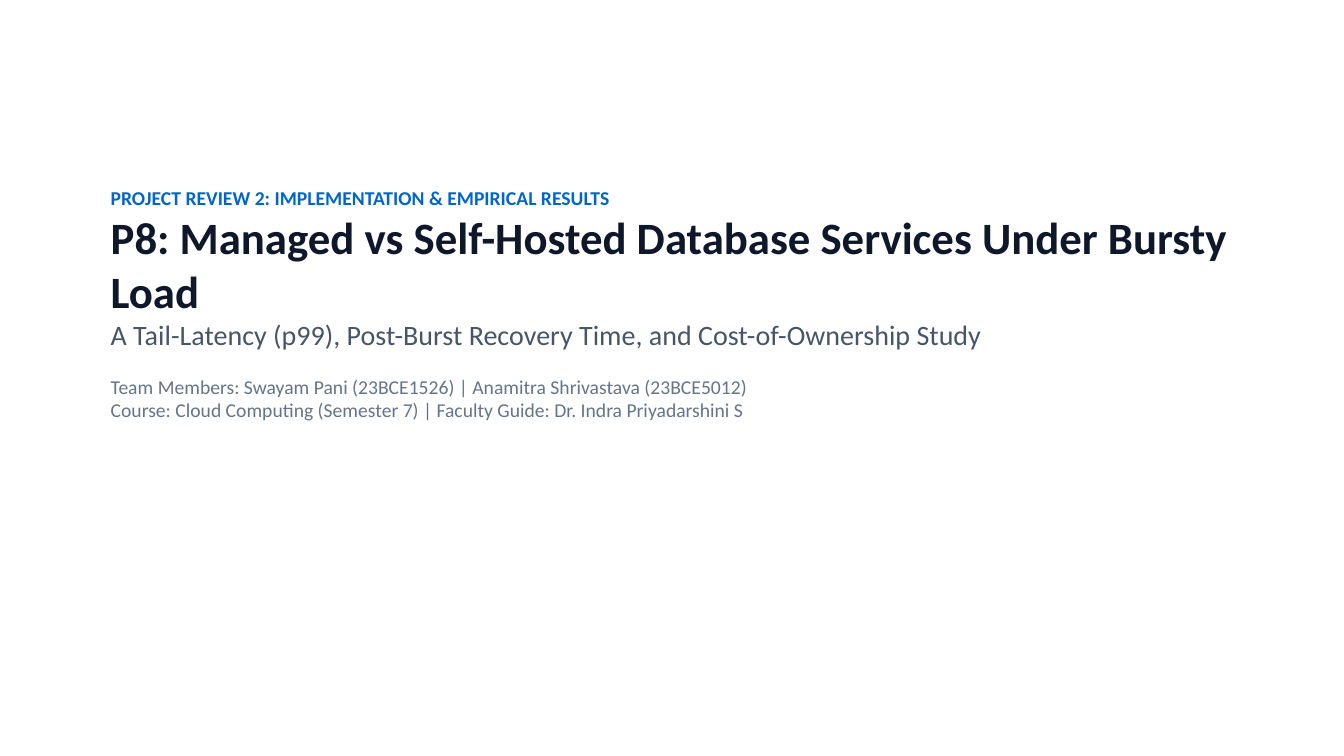
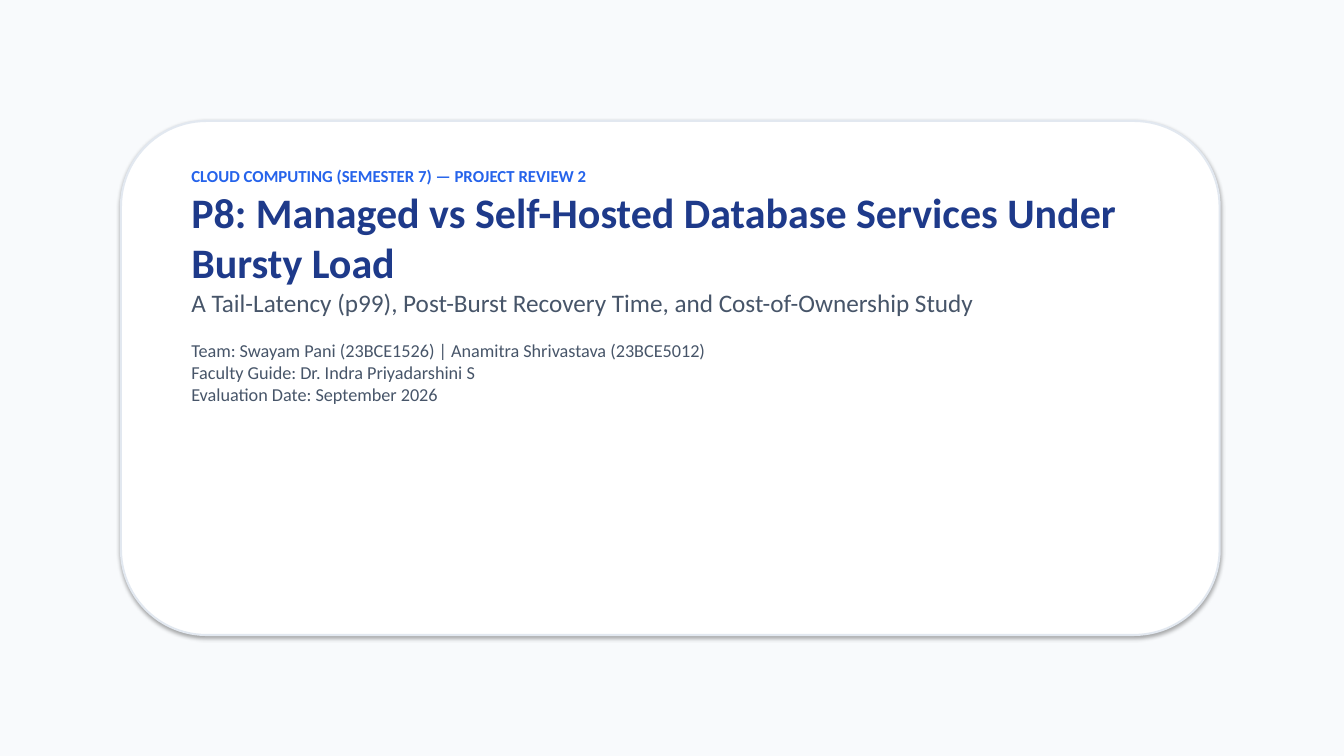
Before and after one commit to swayam-pani/Managed-Versus-Self-Hosted-Database-Services-Under-Bursty-Load, a slide deck: slide 1 of P8_Review2_Implementation_Results.pptx. Drawn at 1344x756 pixels with LibreOffice and Linux fonts; fonts in the diff are those of the drawing. Boxes give left, top, right and bottom in pixels: in the first picture for what was removed or moved away, otherwise in the second. Text is boxed around its words. In the diff, an @@ line names an element or a change of style, - is before the commit and + after.

Commit message:
Enhance Review 2 presentation with modern card-deck styling and embedded figures

```diff
--- a/P8_Review2_Implementation_Results.pptx
+++ b/P8_Review2_Implementation_Results.pptx
@@ rectangle added at (0,0,1344,756), fill #F8FAFC @@
@@ rounded rectangle added at (121,121,1220,635), fill #FFFFFF, outline #E2E8F0 1.5 pt @@
@@ text "CLOUD COMPUTING (SEMESTER 7) — ...": place and size @@
-text "CLOUD COMPUTING (SEMESTER 7) — ..." at (111,192,1227,421)
+text "CLOUD COMPUTING (SEMESTER 7) — ..." at (191,169,1115,404)
@@ text at (191,169,586,185): text changed; size 14 to 12 pt; text colour #0066CC to #2563EB @@
-PROJECT REVIEW 2: IMPLEMENTATION & EMPIRICAL RESULTS
+CLOUD COMPUTING (SEMESTER 7) — PROJECT REVIEW 2
@@ text at (191,198,1115,316): size 32 to 30 pt, text colour #0F172A to #1E3A8A in "P8: Managed vs Self-Hosted Database Services Under ..."; size 20 to 18 pt in "A Tail-Latency (p99), Post-Burst Recovery Time, and ..." @@
@@ text at (191,344,705,404): text changed; size 14 to 13 pt; text colour #64748B to #475569 @@
-Team Members: Swayam Pani (23BCE1526) | Anamitra Shrivastava (23BCE5012)
-Course: Cloud Computing (Semester 7) | Faculty Guide: Dr. Indra Priyadarshini S
+Team: Swayam Pani (23BCE1526) | Anamitra Shrivastava (23BCE5012)
+Faculty Guide: Dr. Indra Priyadarshini S
+Evaluation Date: September 2026
```
Also in this commit, not shown: 7 other slides changed, 2 slides added, 2 slides removed.
